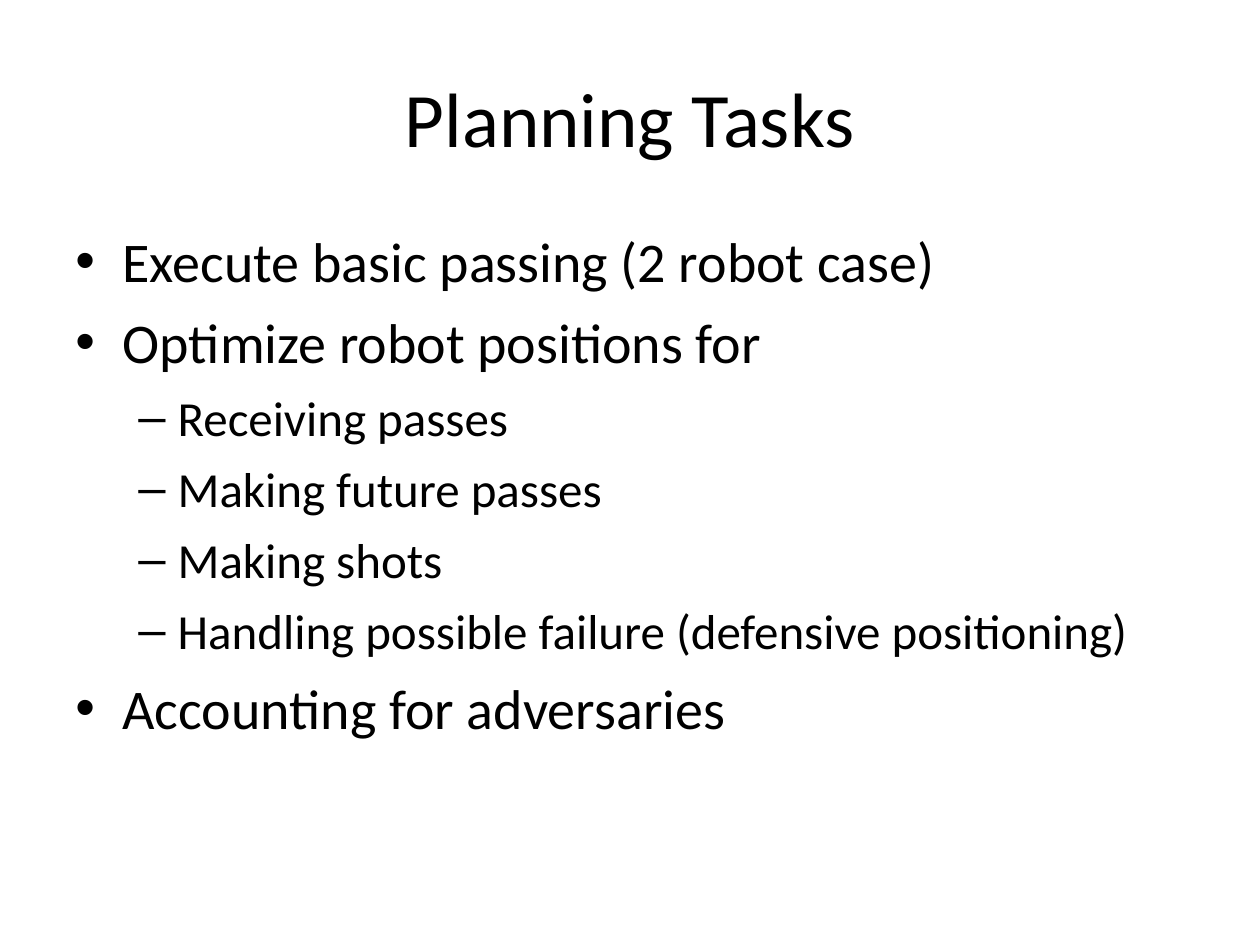
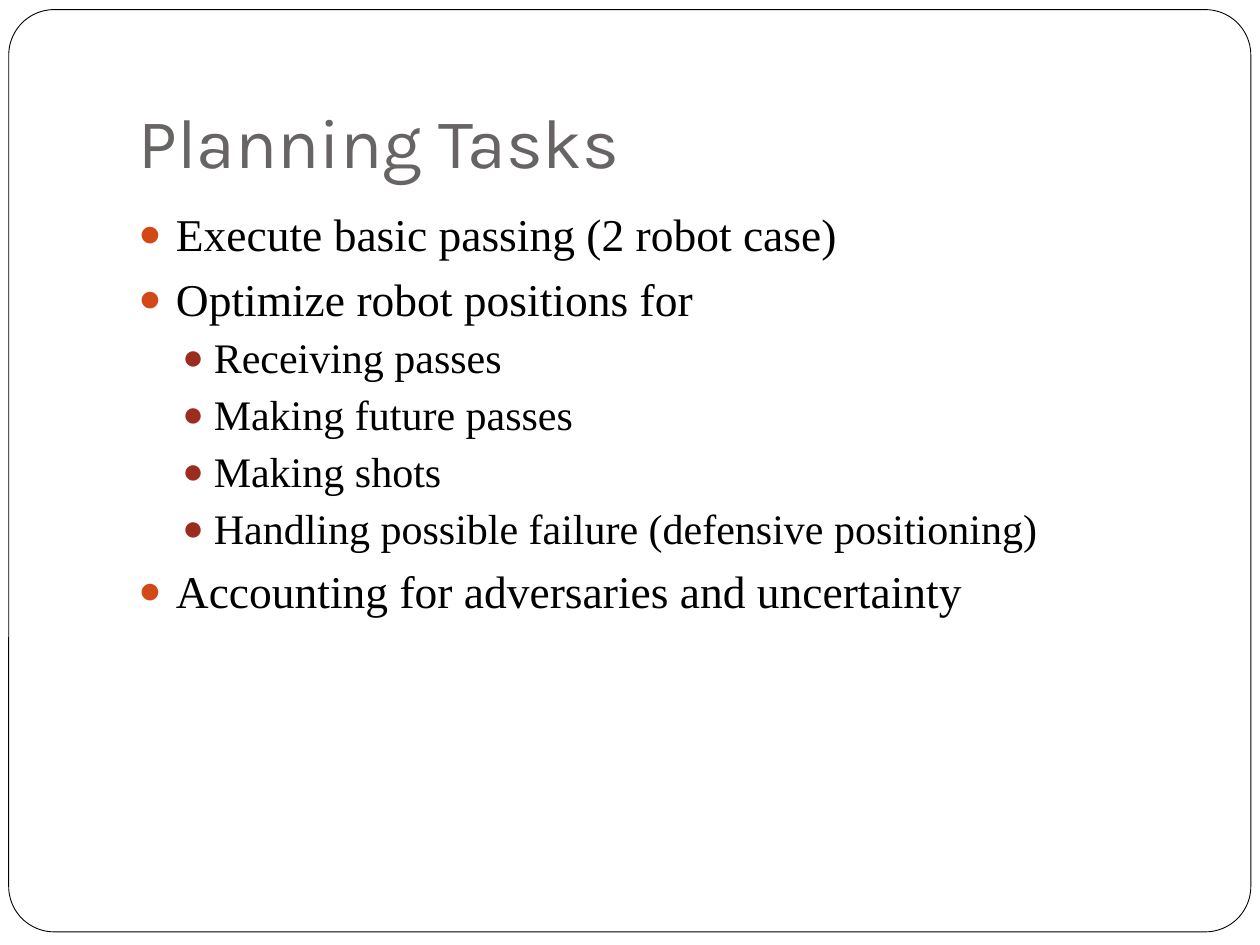
Before and after one commit to oarslan3/gt-cs-rip-projects, a slide deck: slide 6 of final/ProposalPresentation.ppt. Drawn at 1260x945 pixels with LibreOffice and Linux fonts; fonts in the diff are those of the drawing. Boxes give left, top, right and bottom in pixels: in the first picture for what was removed or moved away, otherwise in the second. Text is boxed around its words. In the diff, an @@ line names an element or a change of style, - is before the commit and + after.

```diff
--- a/final/ProposalPresentation.ppt
+++ b/final/ProposalPresentation.ppt
@@ rounded rectangle added at <box>9,10,1251,932</box>, fill #FFFFFF, outline #000000 0.51 pt @@
@@ title "Planning Tasks": place and size @@
-title "Planning Tasks" at <box>405,93,855,161</box>
+title "Planning Tasks" at <box>138,120,619,184</box>
@@ title "Planning Tasks" at <box>138,120,619,184</box>: size 44 to 40 pt, font Calibri to Karla, text colour #000000 to #696464; alignment centre to left; vertical alignment middle to bottom @@
@@ text "Execute basic passing (2 robot ...": place and size @@
-text "Execute basic passing (2 robot ..." at <box>123,241,1127,739</box>
+text "Execute basic passing (2 robot ..." at <box>176,219,1037,617</box>
@@ text at <box>176,219,1037,553</box>: size 32 to 26 pt in "Execute basic passing (2 robot case)", "Optimize robot positions for"; font Calibri to Times New Roman in "Execute basic passing (2 robot case)", "Optimize robot positions for", "Receiving passes", "Making future passes" and 2 more places; size 28 to 24 pt in "Receiving passes", "Making future passes", "Making shots", "Handling possible failure (defensive positioning)"; bullet • to ●; less space between paragraphs; bullet colour #000000 to #D34817; bullet – to ●; bullet colour #000000 to #9B2D1F @@
@@ text at <box>176,576,962,617</box>: text changed; size 32 to 26 pt; font Calibri to Times New Roman @@
-• Accounting for adversaries
+● Accounting for adversaries and uncertainty
```
Also in this commit, not shown: 8 other slides changed.
